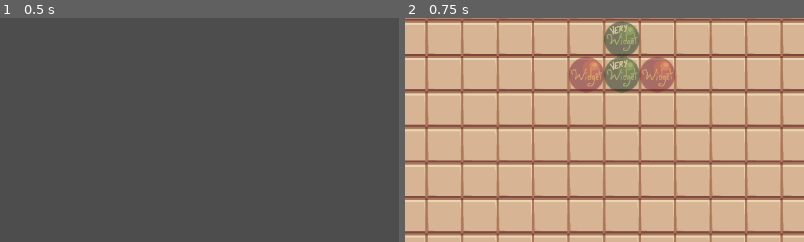
Above: before the commit, frames 1-2 (left to right).
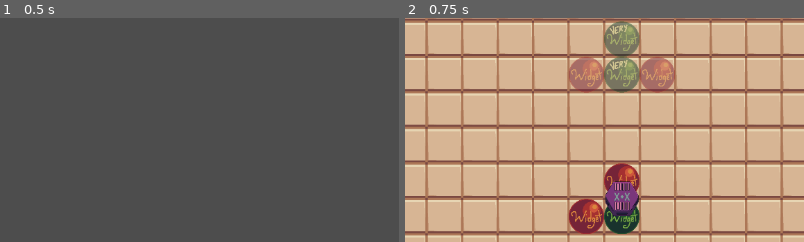
Above: after the commit, the same moments.

Repository: Salanmander/Roguetronics
Game: Godot game, scene res://Menu/main__menu.tscn
Same seed, same stepped clock (60 frames per second), same inputs: the game is played once before the commit and once after it. The engine's default icon, where the game draws it, is replaced by a stand-in: a white triangle on a blue panel in a dark square.
Inputs:
- Up to frame 1 (0.5 s): no input
- Up to frame 2 (0.75 s): click "Hello" at 0.5 s
The pictures show only the part of the screen within x 20-69%, y 7-57%; the shares and areas given below are measured in that part.

Frame 1 is identical in both runs. In frame 2, 3.6% of the frame differs, in the area x 41-59%, y 64-97%.

Commit message:
Fix to make_combiner
Also consolidated the setup object creation code into a method.

Diff:
--- a/Factory/factory_floor.gd
+++ b/Factory/factory_floor.gd
@@ -57,12 +57,7 @@
 	assemblies = []
 	machines = []
 
-	goal = goal_packed.instantiate()
-	goal.set_parameters(map_to_local(Vector2i(10,2)))
-	goal.add_widget(Vector2(0,0), 2)
-	goal.add_widget(Vector2(0,-Consts.GRID_SIZE), 2)
-	goal.add_widget(Vector2(Consts.GRID_SIZE,0), 1)
-	goal.add_widget(Vector2(-Consts.GRID_SIZE,0), 1)
+	setup_debug_objects()
 
 	add_child(goal)
 
@@ -202,7 +197,7 @@
 	var direction = 0
 	if(offset_dir.y == 0):
 		direction = PI/2
-	new_combiner.set_parameters(Vector2i(combiner_position) + offset_dir, direction)
+	new_combiner.set_parameters(Vector2i(combiner_position) + offset_dir*Consts.GRID_SIZE/2, direction)
 	add_child(new_combiner)
 	machines.append(new_combiner)
 
@@ -291,8 +286,20 @@
 
 #region Debug helpers
 
-func spawnWidget(type: int, x: int, y:int):
-	pass
+func setup_debug_objects():
+
+	goal = goal_packed.instantiate()
+	goal.set_parameters(map_to_local(Vector2i(10,2)))
+	goal.add_widget(Vector2(0,0), 2)
+	goal.add_widget(Vector2(0,-Consts.GRID_SIZE), 2)
+	goal.add_widget(Vector2(Consts.GRID_SIZE,0), 1)
+	goal.add_widget(Vector2(-Consts.GRID_SIZE,0), 1)
+
+	make_widget(Vector2i(10, 5), 1)
+	make_widget(Vector2i(10, 6), 2)
+	make_widget(Vector2i(9, 6), 1)
+
+	make_combiner(Vector2i(10, 5), Vector2i(0, 1))
 
 
 func _on_test_pressed():
